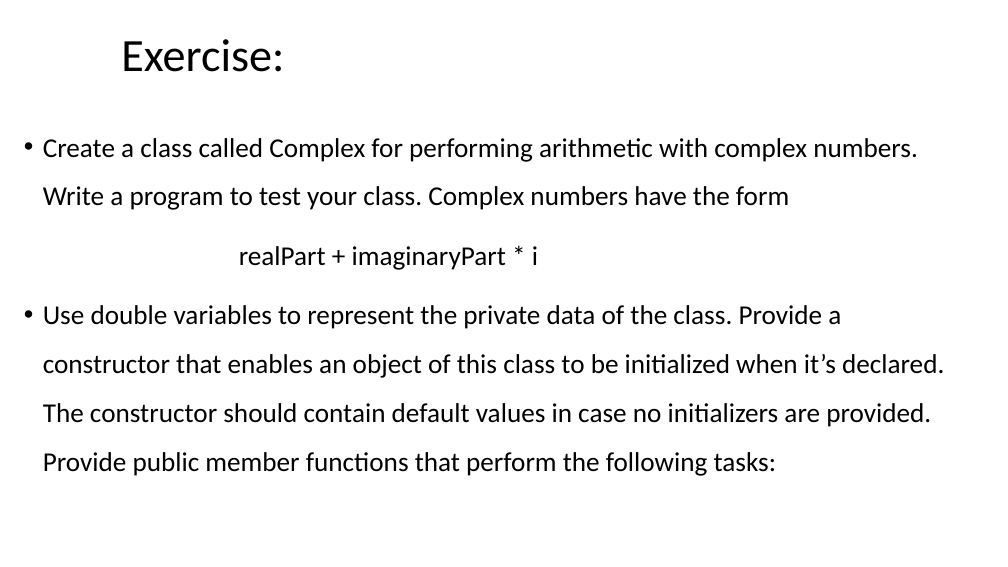
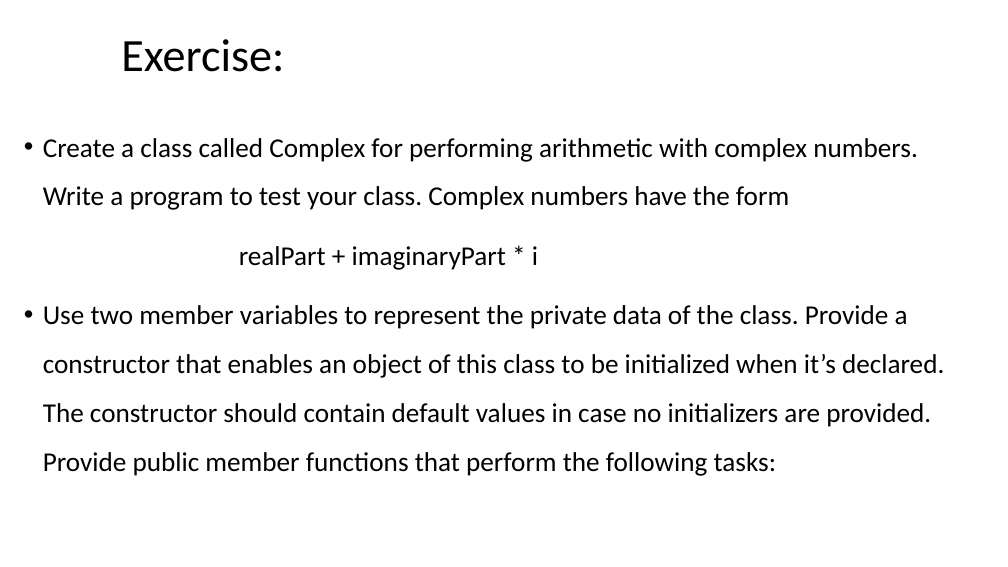
Before and after one commit to ShiqiYu/CPP, a slide deck: slide 19 of week09/Lab09.pptx. Drawn at 1008x567 pixels with LibreOffice and Linux fonts; fonts in the diff are those of the drawing; background and template pictures are left out. Boxes give left, top, right and bottom in pixels: in the first picture for what was removed or moved away, otherwise in the second. Text is boxed around its words. In the diff, an @@ line names an element or a change of style, - is before the commit and + after.

```diff
--- a/week09/Lab09.pptx
+++ b/week09/Lab09.pptx
@@ text at box(43, 305, 944, 476): text changed @@
-• Use double variables to represent the private data of the class. Provide a constructor that enables an object of this class to be initialized when it’s declared. The constructor should contain default values in case no initializers are provided. Provide public member functions that perform the following tasks:
+• Use two member variables to represent the private data of the class. Provide a constructor that enables an object of this class to be initialized when it’s declared. The constructor should contain default values in case no initializers are provided. Provide public member functions that perform the following tasks:
```
